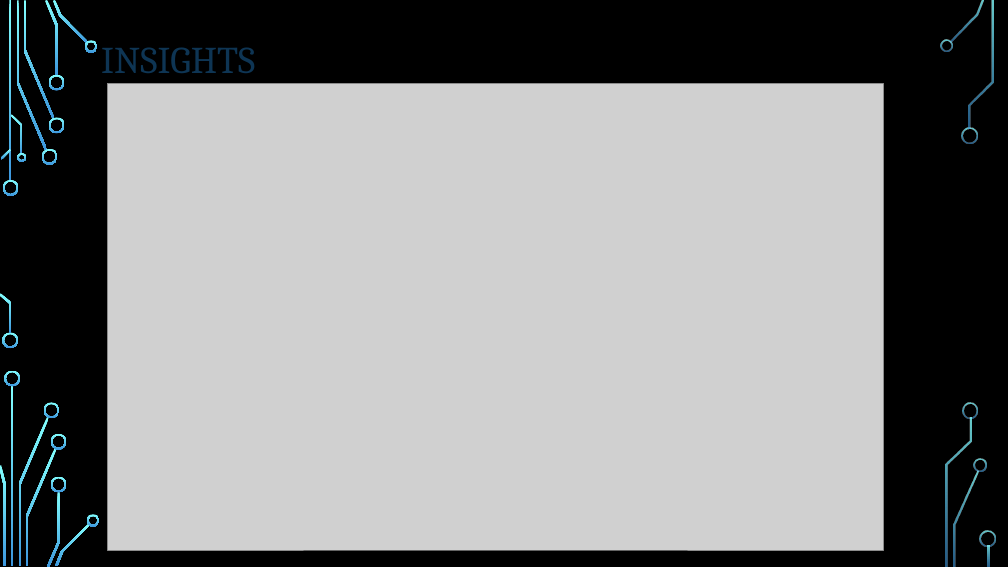
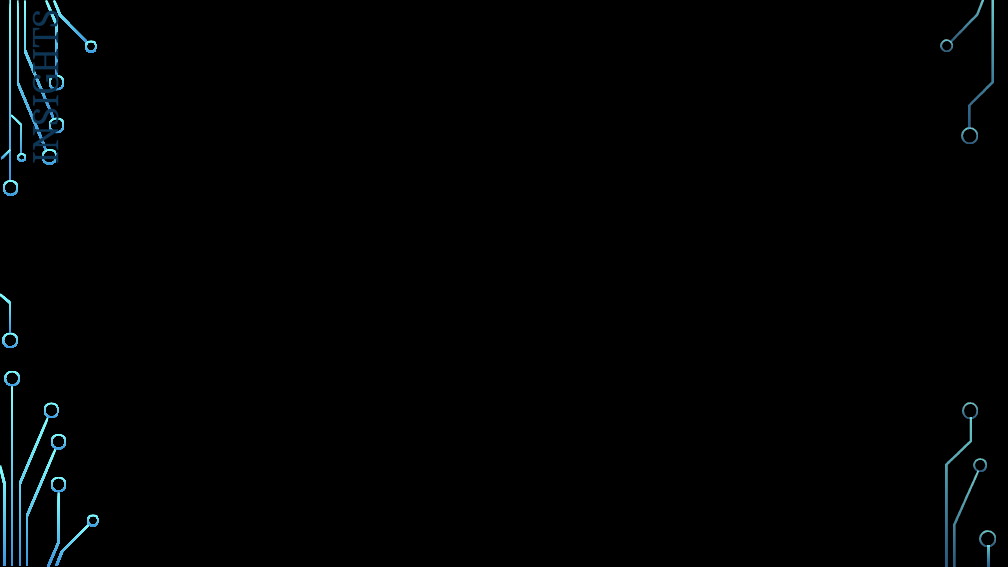
Before and after one commit to khbk/capstone-unemployment, a slide deck: slide 9 of THE presentation.pptx. Drawn at 1008x567 pixels with LibreOffice and Linux fonts; fonts in the diff are those of the drawing; grey boxes stand for pictures; background and template pictures are left out. Boxes give left, top, right and bottom in pixels: in the first picture for what was removed or moved away, otherwise in the second. Text is boxed around its words. In the diff, an @@ line names an element or a change of style, - is before the commit and + after.

```diff
--- a/THE presentation.pptx
+++ b/THE presentation.pptx
@@ text "INSIGHTS": place and size @@
-text "INSIGHTS" at [101, 47, 255, 73]
+text "INSIGHTS" at [19, 25, 68, 159]
@@ text "INSIGHTS" at [19, 25, 68, 159]: alignment left to right @@
@@ picture removed at [108, 83, 884, 550] @@
```
Also in this commit, not shown: 1 other slide changed, 4 slides added, 3 slides removed, 8 other files.
